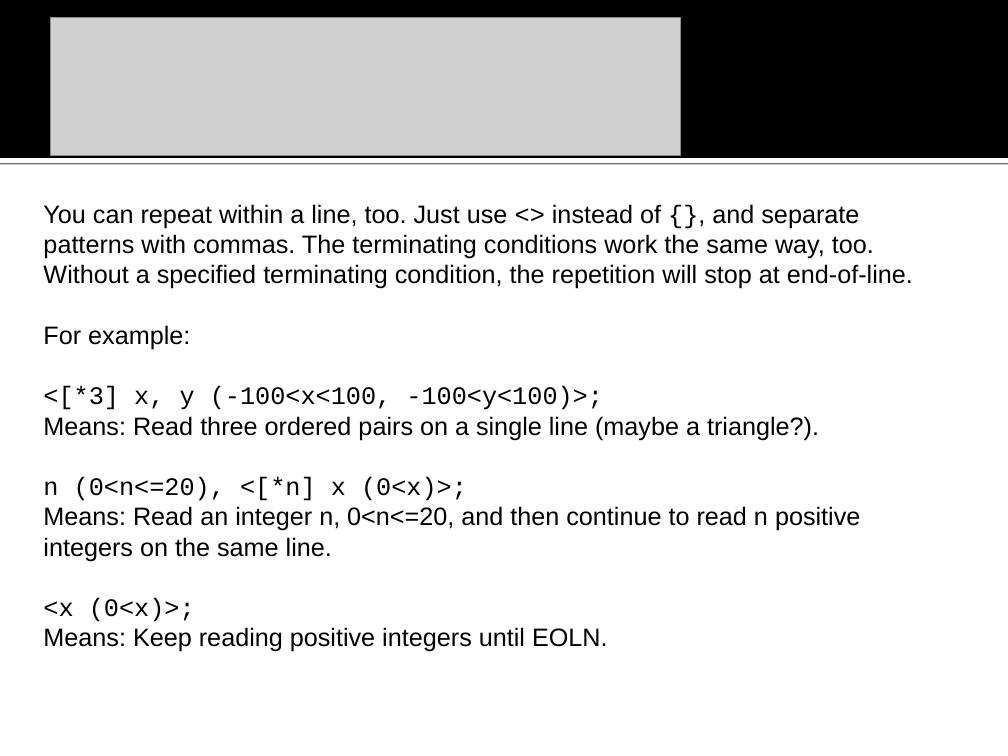
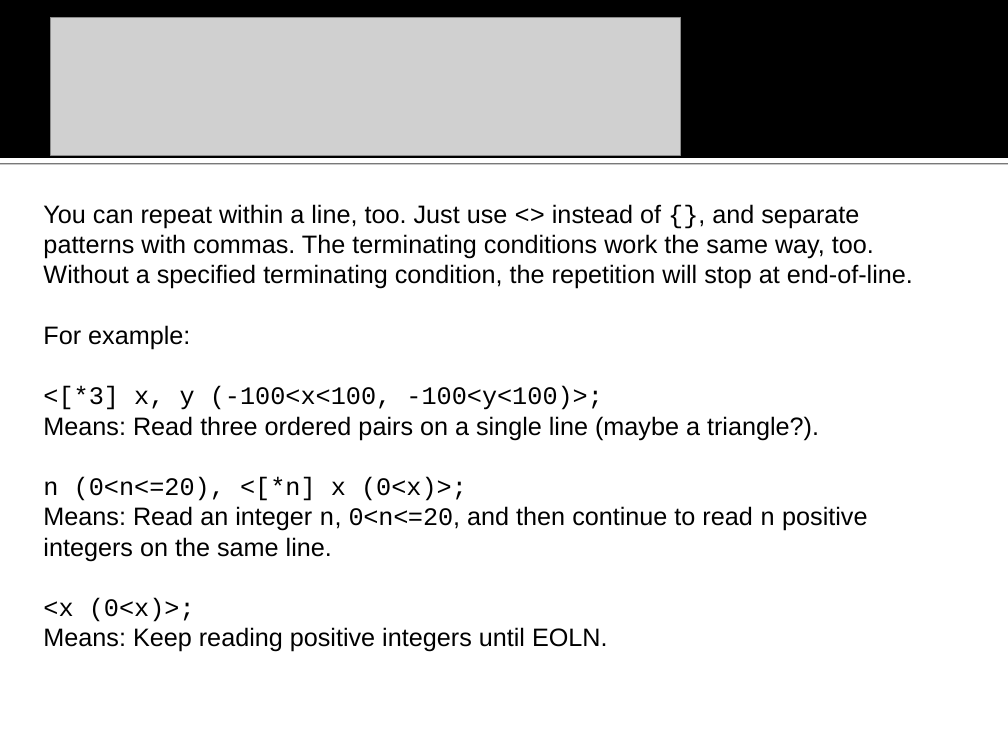
Before and after one commit to na-icpc/viva, a slide deck: slide 9 of Input Verifier/doc/VIVA vanbs Input Verification Assistant.ppt. Drawn at 1008x756 pixels with LibreOffice and Linux fonts; fonts in the diff are those of the drawing; grey boxes stand for pictures; background and template pictures are left out. Boxes give left, top, right and bottom in pixels: in the first picture for what was removed or moved away, otherwise in the second. Text is boxed around its words. In the diff, an @@ line names an element or a change of style, - is before the commit and + after.

```diff
--- a/Input Verifier/doc/VIVA vanbs Input Verification Assistant.ppt
+++ b/Input Verifier/doc/VIVA vanbs Input Verification Assistant.ppt
@@ text at (43,506,867,561): font Arial to Courier New in "n, 0<n<=20, n" @@
```
Also in this commit, not shown: 1 other slide changed, 5 slides added, 3 other files.
